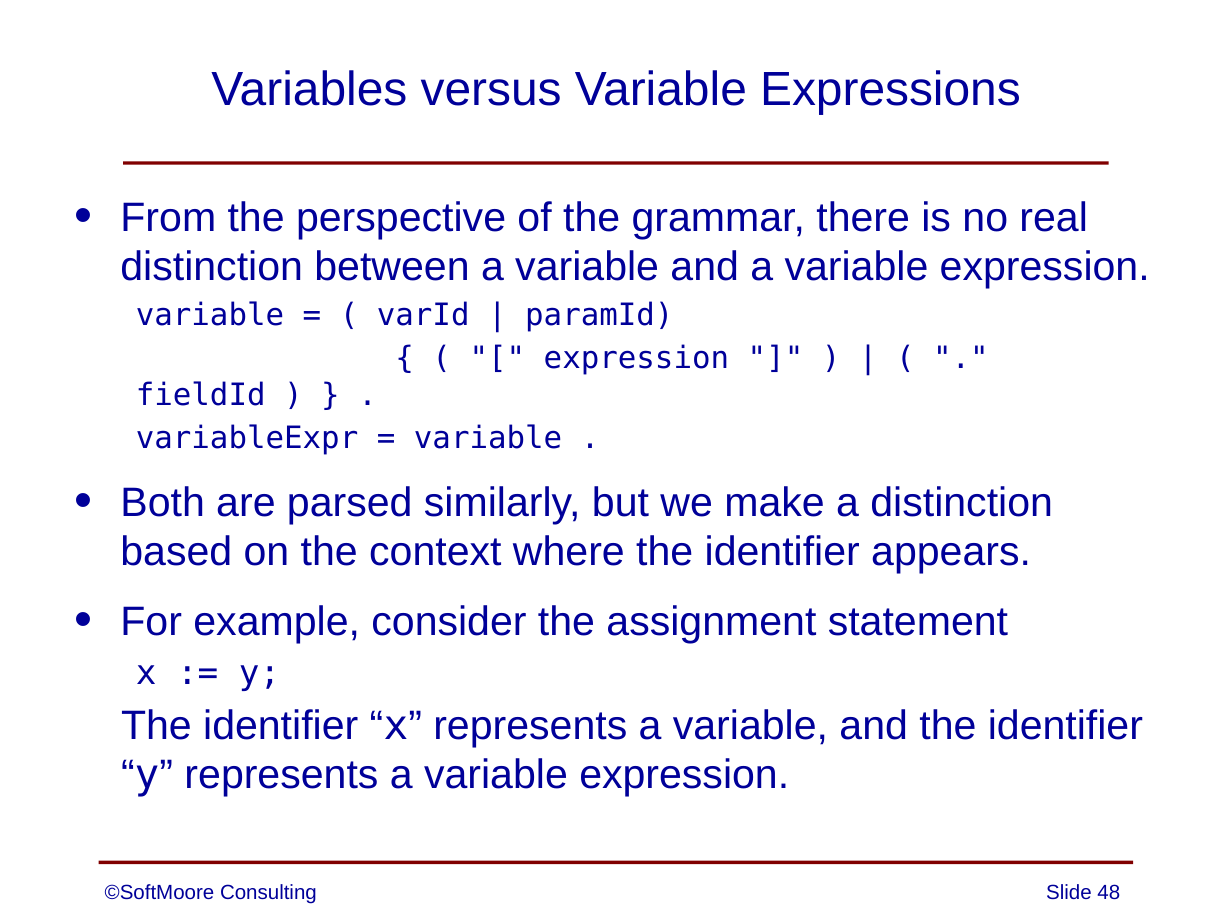
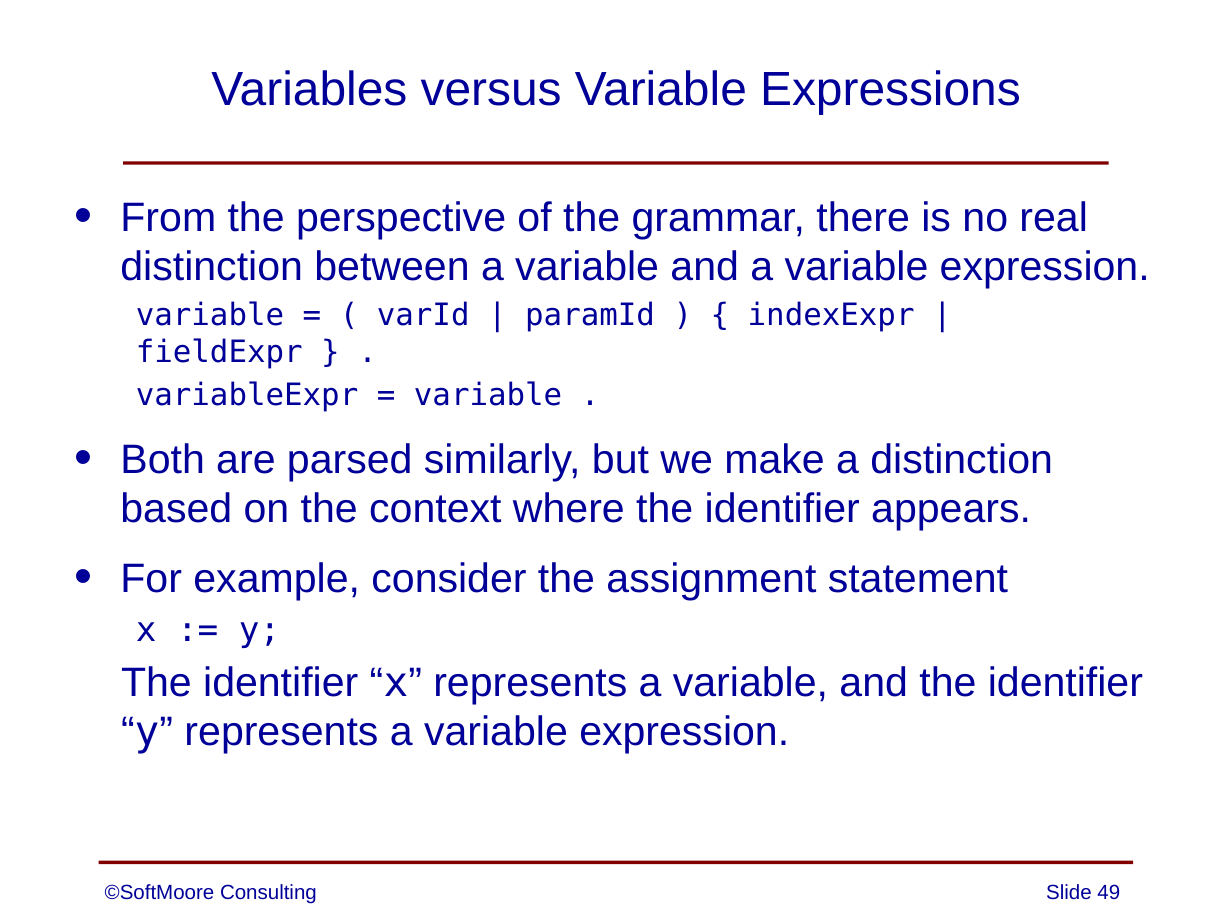
Before and after one commit to SoftMoore/CPRL-Kt-2nd, a slide deck: slide 49 of PowerPoints/06 - Syntax Analysis.pptx (slide 48 before the commit). Drawn at 1232x924 pixels with LibreOffice and Linux fonts; fonts in the diff are those of the drawing. Boxes give left, top, right and bottom in pixels: in the first picture for what was removed or moved away, otherwise in the second. Text is boxed around its words. In the diff, an @@ line names an element or a change of style, - is before the commit and + after.

```diff
--- a/PowerPoints/06 - Syntax Analysis.pptx
+++ b/PowerPoints/06 - Syntax Analysis.pptx
@@ text at (136,301,915,369): text changed @@
-  variable = ( varId | paramId)
-  { ( "[" expression "]" ) | ( "." fieldId ) } .
+  variable = ( varId | paramId ) { indexExpr | fieldExpr } .
@@ page number at (1046,884,1120,900): text changed @@
-Slide 48
+Slide 49
```
Also in this commit, not shown: 3 other slides changed, 1 slide added.
